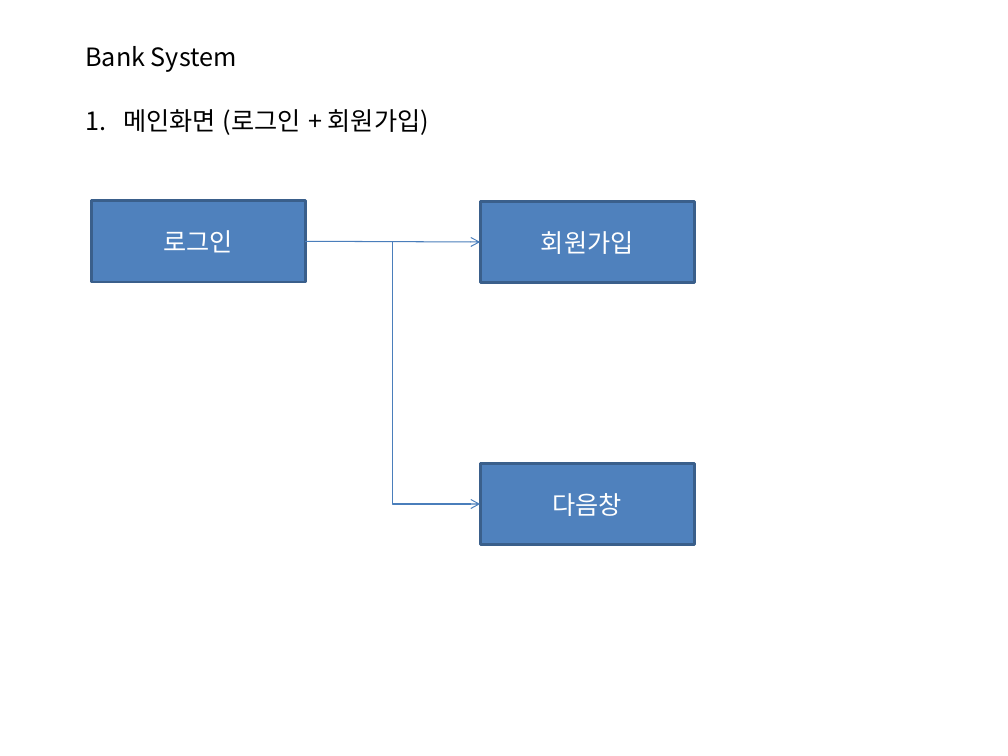
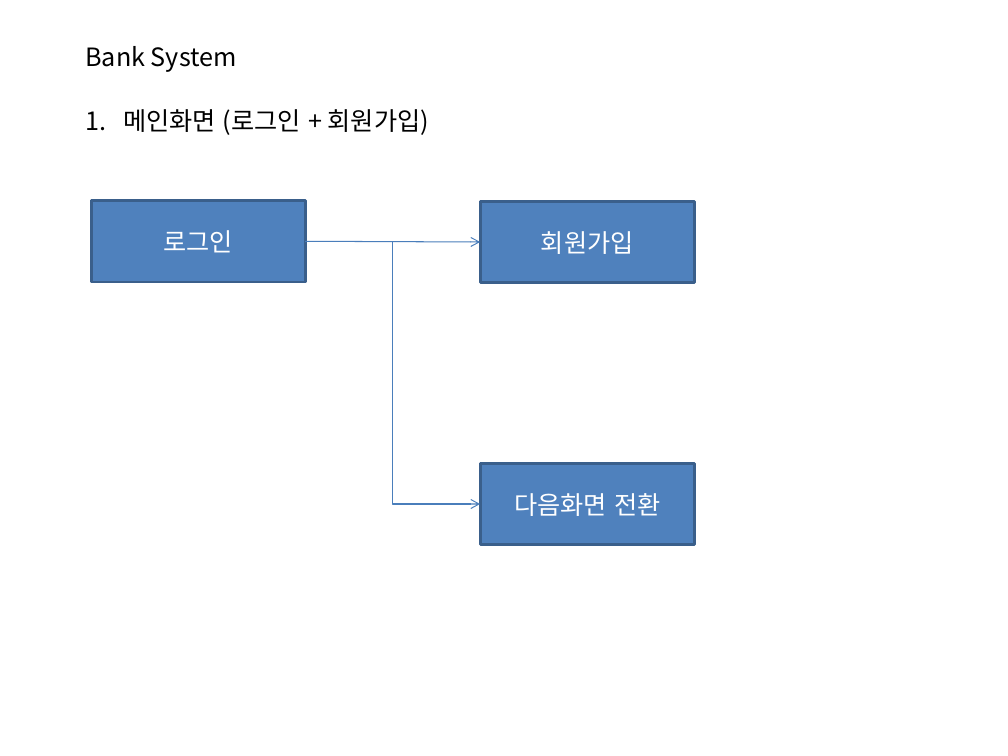
Before and after one commit to S-Onix/BankSystemProject, a slide deck: slide 11 of BankSystem/documentation/banksystem.pptx (slide 10 before the commit). Drawn at 1008x756 pixels with LibreOffice and Linux fonts; fonts in the diff are those of the drawing. Boxes give left, top, right and bottom in pixels: in the first picture for what was removed or moved away, otherwise in the second. Text is boxed around its words. In the diff, an @@ line names an element or a change of style, - is before the commit and + after.

```diff
--- a/BankSystem/documentation/banksystem.pptx
+++ b/BankSystem/documentation/banksystem.pptx
@@ text in rectangle at bbox=[514, 493, 660, 516]: text changed @@
-다음창
+다음화면 전환
```
Also in this commit, not shown: 2 other slides changed, 23 slides added, 9 slides removed, 8 other files.
